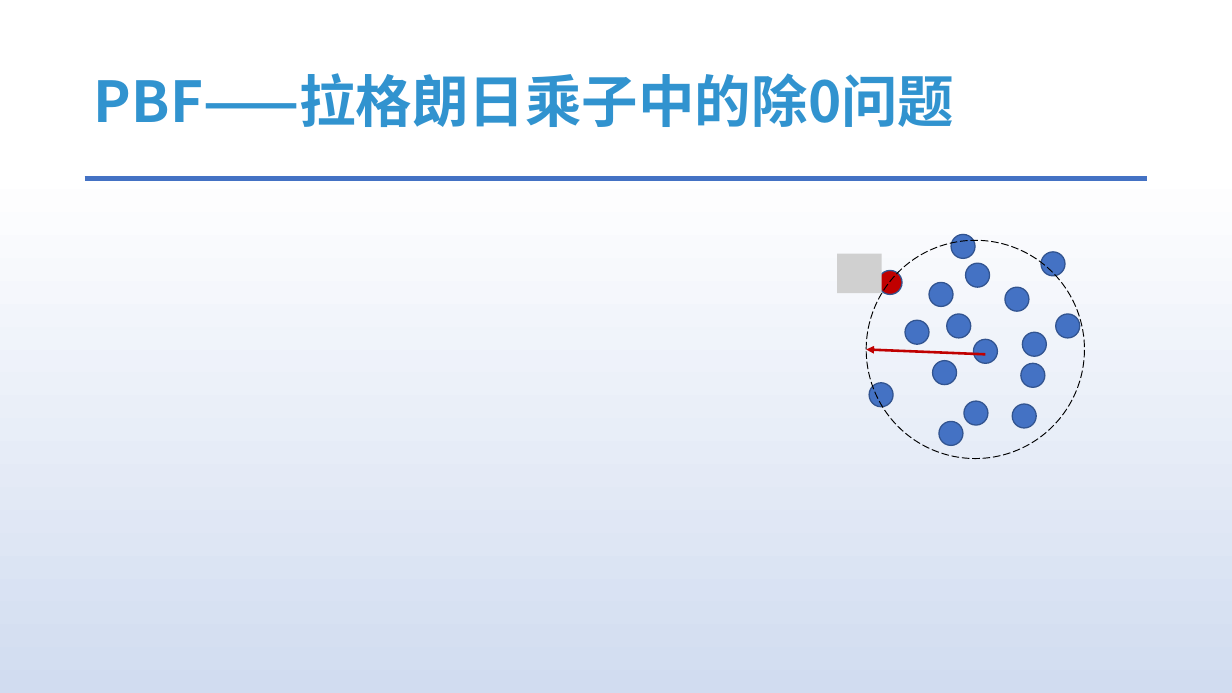
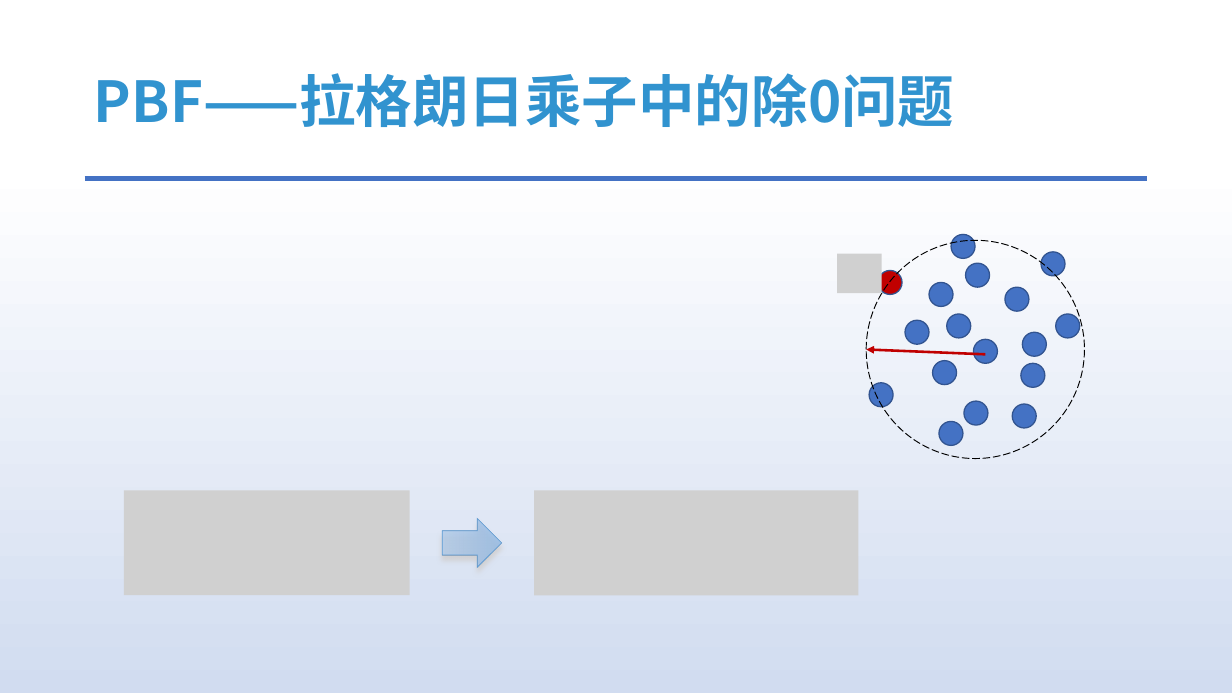
Before and after one commit to answerear/UnityFluid, a slide deck: slide 17 of doc/流体模拟入门分享-Part II.pptx. Drawn at 1232x693 pixels with LibreOffice and Linux fonts; fonts in the diff are those of the drawing; grey boxes stand for pictures. Boxes give left, top, right and bottom in pixels: in the first picture for what was removed or moved away, otherwise in the second. Text is boxed around its words. In the diff, an @@ line names an element or a change of style, - is before the commit and + after.

```diff
--- a/doc/流体模拟入门分享-Part II.pptx
+++ b/doc/流体模拟入门分享-Part II.pptx
@@ picture added at <box>124,491,409,595</box> @@
@@ picture added at <box>534,491,859,596</box> @@
@@ down arrow added at <box>442,518,501,567</box>, fill gradient #B1CBE9 to #A3C1E5 to #93B9E4, outline #5B9BD5 0.5 pt @@
```
Also in this commit, not shown: 7 other slides changed.
